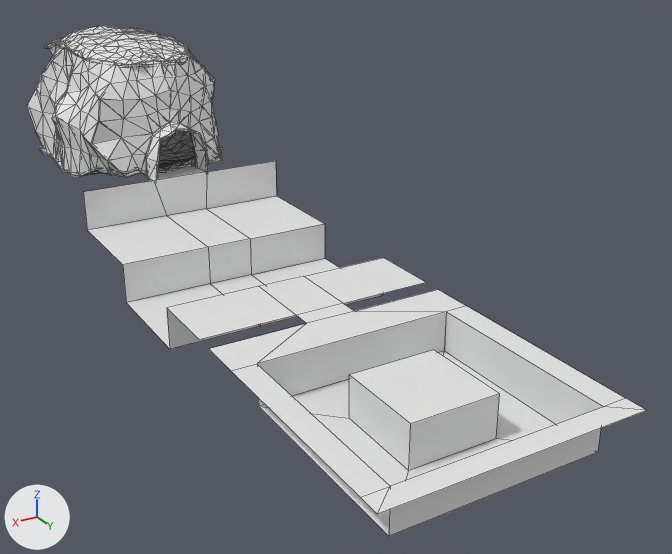
Renders of the FBX model Assets/Models/Environment/proto/WOP_testlevel2.fbx from each side of a commit.
Before and after are seen from a 50 mm camera at (29.3, 80.0, 24.6) aimed at (-4.0, 24.4, -3.2). Arrows for +X, +Y and +Z are at lower left; the lights stay in place. Mesh edges are drawn as thin lines. Where no turn or scale is listed for an object, it has been applied to the vertices.

The first picture shows 'Boden', 'Decke', 'boden_proto', 'wall'.
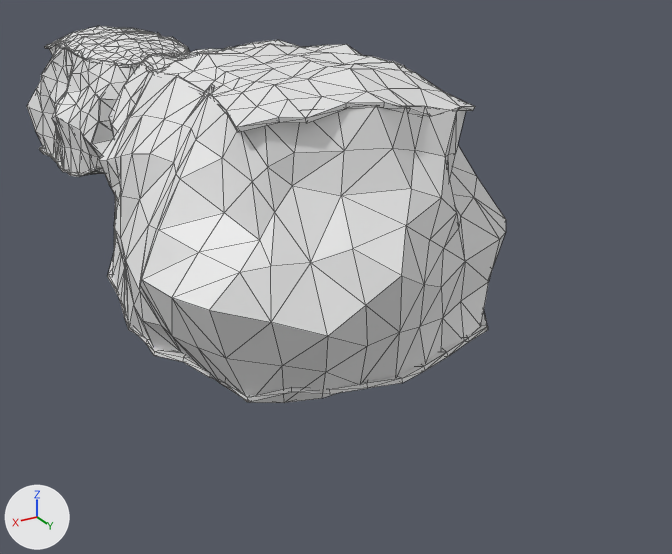
The edits, one by one:
me_mesh_002 is used by ob_boden; location (0.0, 0.0, 0.0).
me_mesh_002 had 350 vertices, 696 faces and spanned x -6.6..8.8, y -14.8..5.6, z -0.8..2.0.
me_mesh_002 now has 392 vertices, 780 faces and spans x -6.6..8.8, y -14.8..8.3, z -0.8..2.0.
Part 1, on me_mesh_002:
7 vertices are removed from x -0.6..2.7, y 5.3..5.6, z 1.0..1.5.
31 faces are deleted.
3 vertices move from x -0.6..0.2, y 4.5..5.3, z 0.9..1.2 to x -0.6..0.1, y 4.4..5.2, z 1.0..1.2.
41 vertices are added at x -1.3..3.7, y 5.2..8.3, z 0.9..1.7.
8 new vertices lie (0.0, 0.9, 0.0) away from vertices in x -1.3..3.7, y 6.1..6.4, z 1.2..1.7.
115 new faces join them.
Mesh me_mesh_001_1 is new.
It has 622 vertices, 1244 faces and spans x -13.8..11.1, y -10.4..24.2, z -0.6..16.5.
Mesh me_mesh_002_1 is new.
It has 292 vertices, 580 faces and spans x -10.2..6.1, y -6.7..19.7, z 14.8..17.8.
Mesh me_mesh_1 is new.
It has 364 vertices, 724 faces and spans x -13.1..10.0, y -9.6..22.2, z -4.0..2.9.
Object 'boden_proto' (ob_boden_proto) is deleted.
Object 'wall.001' (ob_wall_001) is new; it shows me_mesh_001_1.
Its location is (2.44, 17.83, -3.3).
Object 'Decke.001' (ob_decke_001) is new; it shows me_mesh_002_1.
Its location is (2.44, 17.83, -3.52).
Object 'Boden.001' (ob_boden_001) is new; it shows me_mesh_1.
Its location is (2.44, 18.02, -0.7).

Pixel boxes (x1, y1, x2, y2) of what changed, in the pictures (672 x 554 px):
'wall.001', added
    after: (99, 49, 506, 403)
'boden_proto', deleted
    before: (83, 161, 646, 536)
'Decke.001', added
    after: (143, 40, 475, 132)
'Boden.001', added
    after: (107, 230, 488, 402)
'Boden', reshaped
    before: (39, 132, 223, 175)
    after: (39, 146, 104, 175)
part 1 of me_mesh_002, built on
    before: (145, 159, 195, 173)
